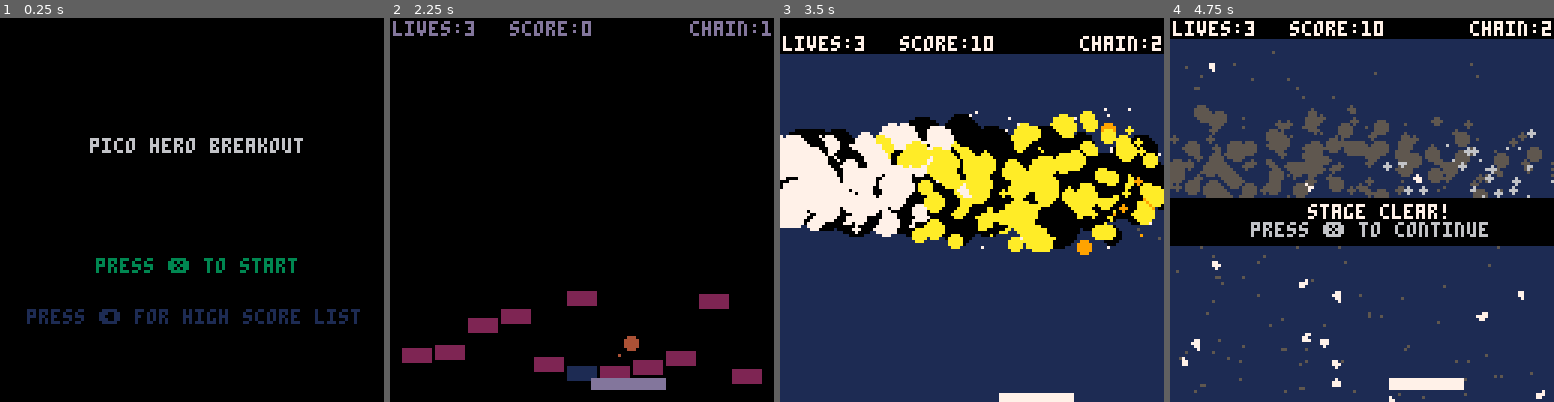
Above: before the commit, frames 1-4 (left to right).
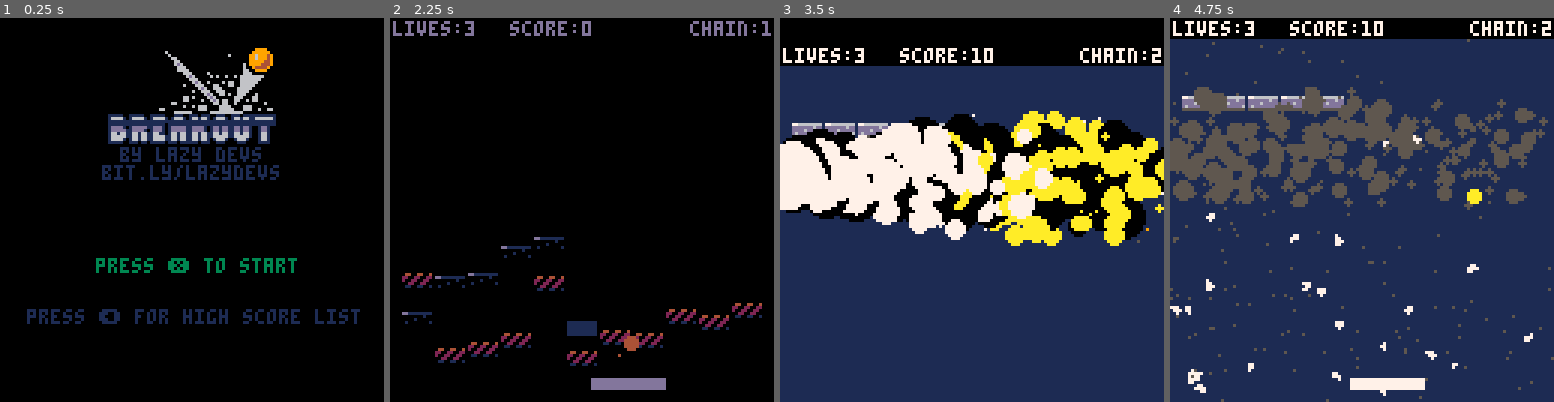
Above: after the commit, the same moments.

Repository: steka/lazydevs-pico8-breakout-hero
Game: PICO-8 cartridge hero1.p8
Two runs of this game, one before a commit and one after it. Both use one fixed random seed, a clock stepped at 60 frames per second and the inputs below.
Inputs:
- Up to frame 1 (0.25 s): no input
- Up to frame 2 (2.25 s): tap X (X key) at 0.33, 1.07, 1.85 s; tap O (Z key) at 0.7, 1.7, 2.1 s; hold Right 1.6-2.1 s; hold Up from 2.15 s (still down)
- Up to frame 3 (3.5 s): release Up at 2.42 s; hold Right 2.47-3.03 s; tap O (Z key) at 2.5, 2.9, 3.3 s; tap X (X key) at 2.97 s; hold Left from 3.08 s (still down)
- Up to frame 4 (4.75 s): release Left at 3.58 s; hold Down 3.63-3.97 s; tap O (Z key) at 3.7, 4.1, 4.5 s; hold Right 4.02-4.68 s; tap X (X key) at 4.08 s; hold Up from 4.73 s (still down)

The runs differ from the first frame. In frame 1, 6.4% of the frame differs, in the area x 23-79%, y 7-43%; in frame 2, 5.8%; in frame 3, 21%; in frame 4, 28%, in the area x 0-100%, y 5-100%.

Commit message:
Breakout #50 - Sprites!
https://www.youtube.com/watch?v=Kp11TgBbkHw

Diff:
--- a/hero1.p8
+++ b/hero1.p8
@@ -2,18 +2,21 @@
 version 35
 __lua__
 --goals
--- 8. to main menu from gover
--- 9. ui
---    - powerup messages
---    - powerup percentage bar
--- 10. gameplay tweaks
---     - smaller paddle
--- 11  level design
--- 12  logo
--- 13  sprites
-
--- good to have
-
+--- 8 to main menu from gover
+--- 9 ui
+------ powerup messages
+------ powerup percentage bar
+-- 10 level design
+-- 11 gameplay tweaks
+-------- smaller paddle
+-------- powerup timers
+-- 13 sprites
+-- 14 particle deco
+-------- textboxes ?
+-------- main menu bg scroll
+-----------------------
+--- good to have    ---
+-----------------------
 -- 12. sound
 --     - level over fanare
 --     - start screen music
@@ -32,9 +35,9 @@
  --levels[1] = "x5b"
  --levels[1] = "b9b/p9p/sbsbsbsbsb"
  --levels[1] = "hxixsxpxbxbxbxbxbxbxbxbxbxbxbxbxbxbxbxbxbxbxbxbxbxbxbxbxbxbxbxbxbxbxbxbxb"
- levels[1] = "////x4b/s9s"
+ levels[1] = "/i4//x4b/s9s"
  --levels[1] = "b9bh9h"
- levels[2] = "b9bb9bb9bb9bb9bp9p"
+ levels[2] = "b9bb9bb9bb9bh9hp9p"
 
  shake=0
 
@@ -428,6 +431,10 @@
   else
    sfx(10)
    bricks[_i].t="b"
+   bricks[_i].fsh=fshtime
+   --bump the brick
+   bricks[_i].dx = lasthitx*0.25
+   bricks[_i].dy = lasthity*0.25
   end
  elseif bricks[_i].t=="p" then
   -- powerup brick
@@ -707,11 +714,11 @@
    -- reduce -- black
    _mycol={0,0,5,5,6}
   elseif _p == 6 then
-   -- megaball -- pink
-   _mycol={14,14,13,2,0}
+   -- megaball -- red
+   _mycol={8,8,4,2,0}
   else
-   -- multiball -- red
-   _mycol={8,8,4,2,0}
+   -- multiball -- yellow
+   _mycol={10,10,9,4,0}
   end
   addpart(_x,_y,_dx,_dy,2,20+rnd(15),_mycol,1+rnd(4))
  end
@@ -772,7 +779,7 @@
   local _ox = sin(_ang)*ball_r
   local _oy = cos(_ang)*ball_r
 
-  addpart(_x+_ox,_y+_oy,0,0,2,60+rnd(15),{14,13,2},1+rnd(1))
+  addpart(_x+_ox,_y+_oy,0,0,2,60+rnd(15),{8,2,0},1+rnd(1))
  end
 end
 
@@ -1465,7 +1472,13 @@
 
 function draw_start()
  cls()
- print("pico hero breakout",30+(hs_x-128),40,7)
+ --draw logo
+ palt(14,true)
+ spr(64,(hs_x-128)+36,10,7,4)
+ palt()
+ print("by lazy devs",40+(hs_x-128),43,1)
+ print("bit.ly/lazydevs",34+(hs_x-128),49,1)
+
  prinths(hs_x)
  print("press ❎ to start",32,80,blink_g)
  if hs_x==128 then
@@ -1491,7 +1504,10 @@
  --cls(1)
  rectfill(0,0,127,127,1)
 
- --draw bricks
+ --draw brick
+ local _bsprite=false
+ local _bspritex=64
+
  for i=1,#bricks do
   local _b=bricks[i]
   if _b.v or _b.fsh>0 then
@@ -1500,20 +1516,35 @@
     _b.fsh-=1
    elseif _b.t == "b" then
     brickcol = 14
+    _bsprite=false
    elseif _b.t == "i" then
     brickcol = 6
+    _bsprite=true
+    _bspritex=74
    elseif _b.t == "h" then
     brickcol = 15
+    _bsprite=true
+    _bspritex=94
    elseif _b.t == "s" then
     brickcol = 9
+    _bsprite=true
+    _bspritex=64
    elseif _b.t == "p" then
     brickcol = 12
+    _bsprite=true
+    _bspritex=84
    elseif _b.t == "z" or bricks[i].t == "zz" then
-    brickcol = 8
+    brickcol = 7
    end
    local _bx = _b.x+_b.ox
    local _by = _b.y+_b.oy
-   rectfill(_bx,_by,_bx+brick_w,_by+brick_h,brickcol)
+   if _bsprite and _b.fsh==0 then
+    palt(0,false)
+    sspr(_bspritex,0,10,5,_bx,_by)
+    palt()
+   else
+    rectfill(_bx,_by,_bx+brick_w,_by+brick_h,brickcol)
+   end
   end
  end
 
@@ -1534,7 +1565,7 @@
  for i=1,#ball do
   local ballc=10
   if timer_mega > 0 then
-   ballc=14
+   ballc=8
   end
   circfill(ball[i].x,ball[i].y,ball_r, ballc)
   if ball[i].stuck then
Not shown, changed: 82 lines of the sprite sheet (__gfx__) section of hero1.p8
